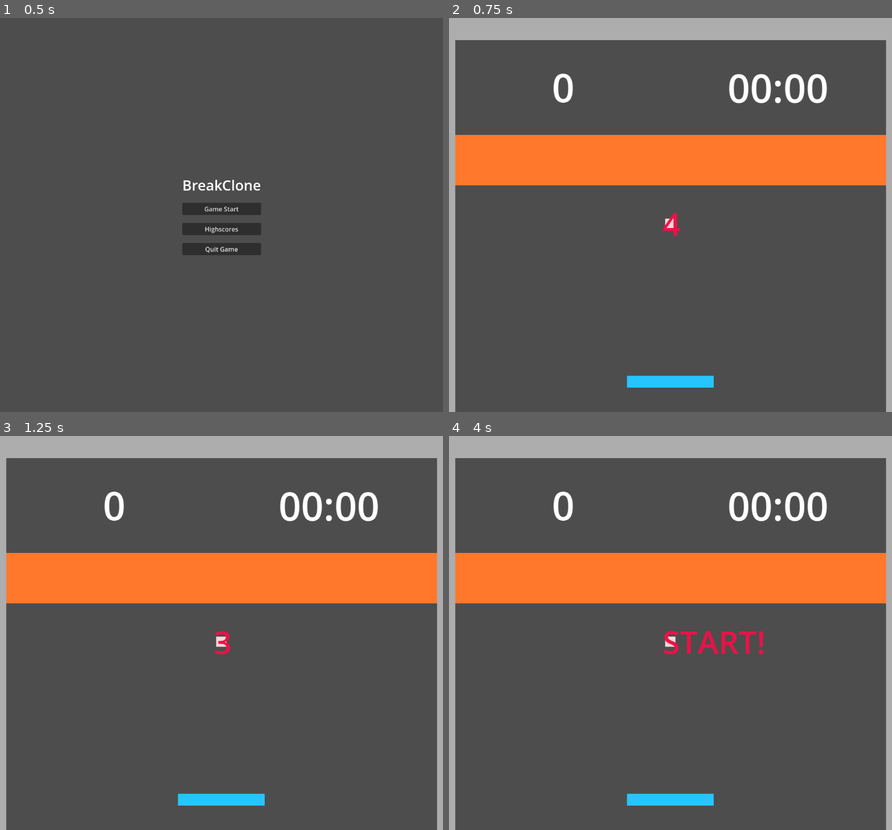
Above: before the commit, frames 1-4 (two rows, left to right).
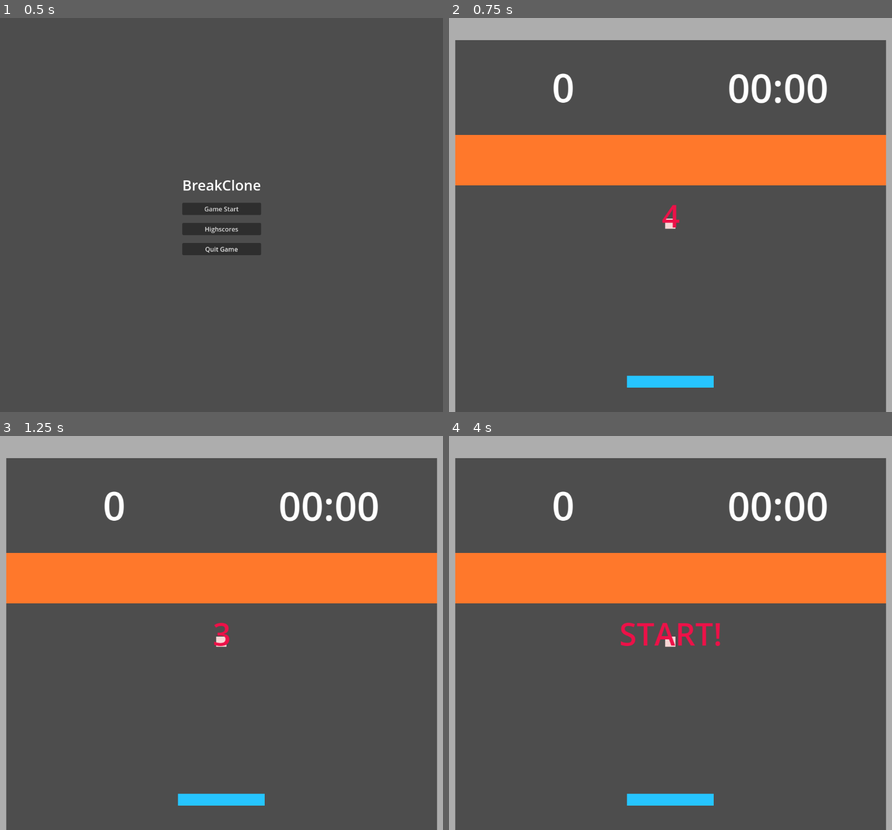
Above: after the commit, the same moments.

Repository: KeiGar/OrbFall
Game: Godot game, scene res://scenes/menus/main_menu_controls.tscn
Same seed, same stepped clock (60 frames per second), same inputs: the game is played once before the commit and once after it.
Inputs:
- Up to frame 1 (0.5 s): no input
- Up to frame 2 (0.75 s): click "Game Start" at 0.5 s
- Up to frame 3 (1.25 s): no input
- Up to frame 4 (4 s): tap Enter at 1.25, 2.1, 2.75, 3.6 s; hold D (player_moveRight) 1.28-2.03 s; hold Enter 1.28-2.03 s; tap Space at 2, 3.5 s; hold Shift (slow_down_time, bound only after the commit) 2.03-2.78 s; hold Enter 2.78-3.53 s; hold D (player_moveRight) from 2.78 s (still down)

Frame 1 is identical in both runs. In frame 2, 0.1% of the frame differs, in the area x 48-53%, y 47-56%; in frame 3, 0.1%; in frame 4, 1.0%, in the area x 38-71%, y 47-56%.

Commit message:
added slow down function with shift key

Diff:
--- a/project.godot
+++ b/project.godot
@@ -48,3 +48,8 @@
 "events": [Object(InputEventKey,"resource_local_to_scene":false,"resource_name":"","device":-1,"window_id":0,"alt_press …(195 unchanged characters)…
 ]
 }
+slow_down_time={
+"deadzone": 0.2,
+"events": [Object(InputEventKey,"resource_local_to_scene":false,"resource_name":"","device":-1,"window_id":0,"alt_pressed":false,"shift_pressed":false,"ctrl_pressed":false,"meta_pressed":false,"pressed":false,"keycode":0,"physical_keycode":4194325,"key_label":0,"unicode":0,"location":0,"echo":false,"script":null)
+]
+}
--- a/scenes/game_assets/game.tscn
+++ b/scenes/game_assets/game.tscn
@@ -41,10 +41,10 @@
 one_shot = true
 
 [node name="BoxContainer" type="BoxContainer" parent="GameTimer/Game_Start_Timer"]
-offset_left = -20.0
-offset_top = -54.0
-offset_right = 20.0
-offset_bottom = 56.0
+offset_left = -544.0
+offset_top = -96.0
+offset_right = 546.0
+offset_bottom = 57.0
 alignment = 1
 
 [node name="TimerDisplay" type="Label" parent="GameTimer/Game_Start_Timer/BoxContainer"]
--- a/scenes/game_assets/level_scene.tscn
+++ b/scenes/game_assets/level_scene.tscn
@@ -25,6 +25,7 @@
 
 [node name="Ball" parent="." instance=ExtResource("2_ro0ch")]
 position = Vector2(0, 1)
+max_speed = 1200.0
 
 [node name="BrickTiles" type="TileMapLayer" parent="."]
 tile_map_data = PackedByteArray("AAD3//L/AAAAAAAAAQD3//P/AAAAAAAAAQD3//T/AAAAAAAAAQD3//X/AAAAAAAAAQD3//b/AAAAAAAAAQD3// …(2224 unchanged characters)…
--- a/scripts/game_assets/game.gd
+++ b/scripts/game_assets/game.gd
@@ -31,6 +31,10 @@
 			unpauseGame()
 		else:
 			pauseGame()
+	if Input.is_action_just_pressed("slow_down_time"):
+		Engine.set_time_scale(0.35)
+	if Input.is_action_just_released("slow_down_time"):
+		Engine.set_time_scale(1.0)
 
 func unpauseGame() -> void:
 	isGamePaused = false
